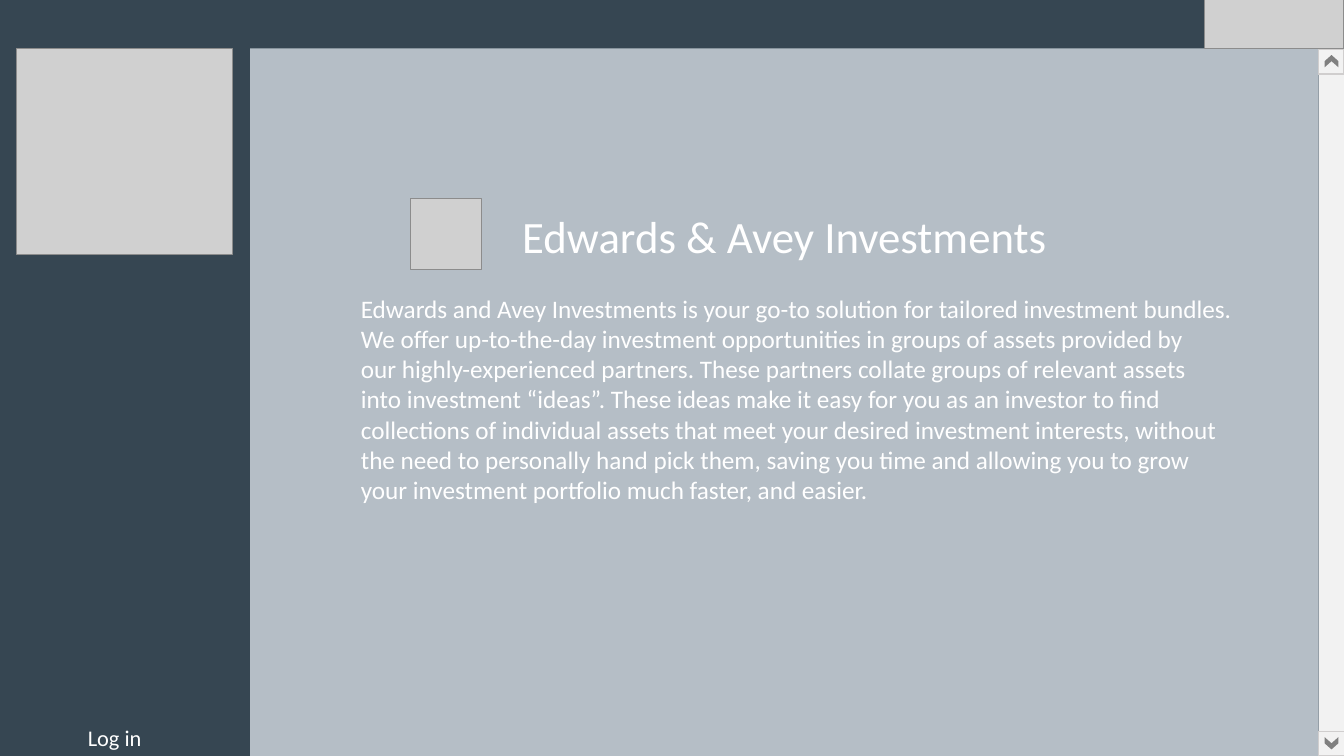
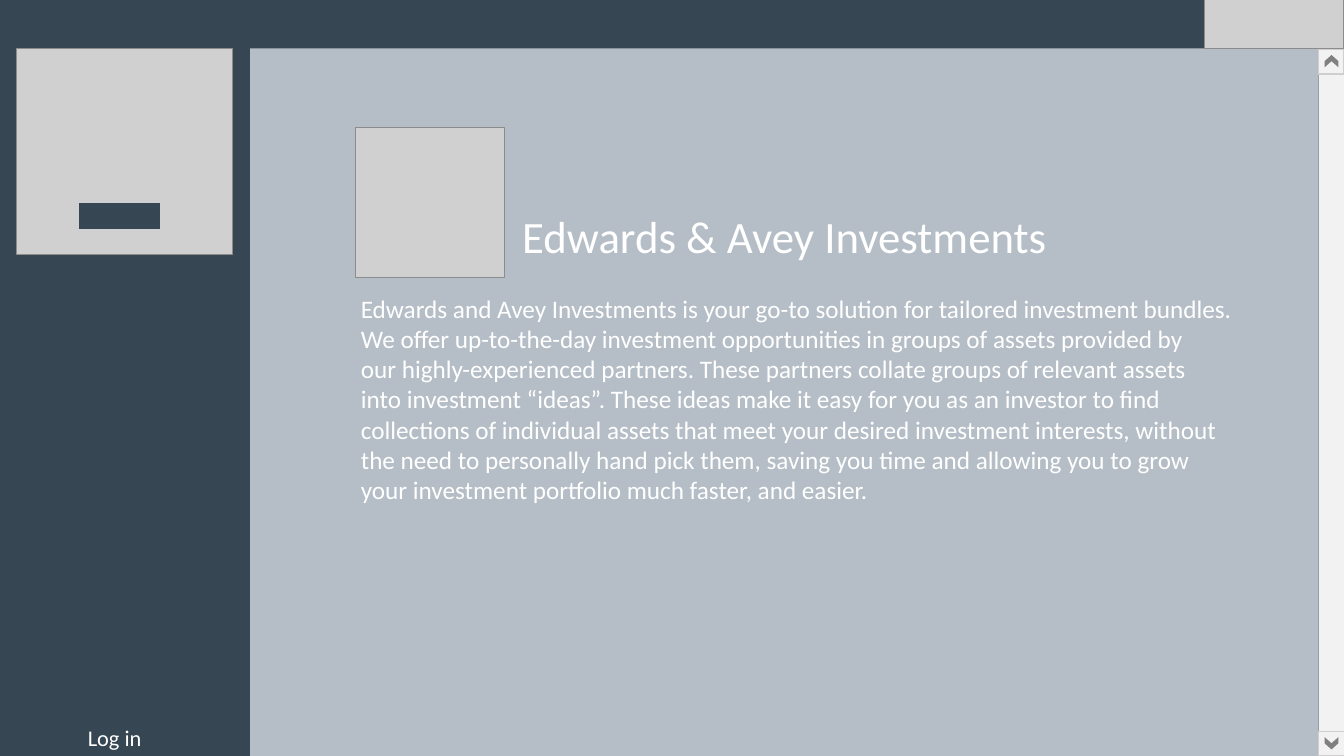
Before and after one commit to danelms/softEng, a slide deck: slide 1 of Documents, diagrams etc/Page Prototypes.pptx. Drawn at 1344x756 pixels with LibreOffice and Linux fonts; fonts in the diff are those of the drawing; grey boxes stand for pictures. Boxes give left, top, right and bottom in pixels: in the first picture for what was removed or moved away, otherwise in the second. Text is boxed around its words. In the diff, an @@ line names an element or a change of style, - is before the commit and + after.

```diff
--- a/Documents, diagrams etc/Page Prototypes.pptx
+++ b/Documents, diagrams etc/Page Prototypes.pptx
@@ picture added at (356, 128, 505, 277) @@
@@ rectangle added at (80, 204, 160, 228), fill #364652, outline #364652 1 pt @@
@@ picture removed at (410, 199, 481, 269) @@
```
Also in this commit, not shown: 2 other slides changed, 5 slides added, 10 other files.
